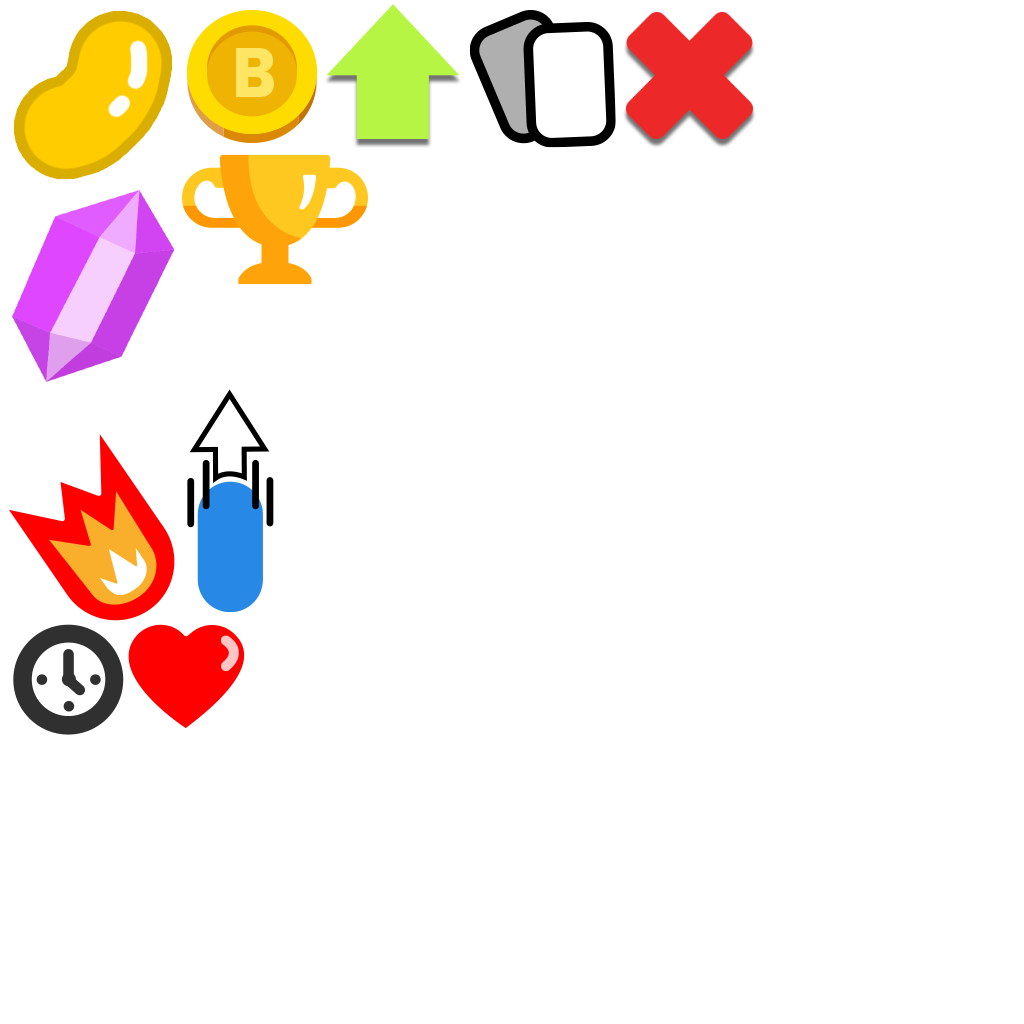
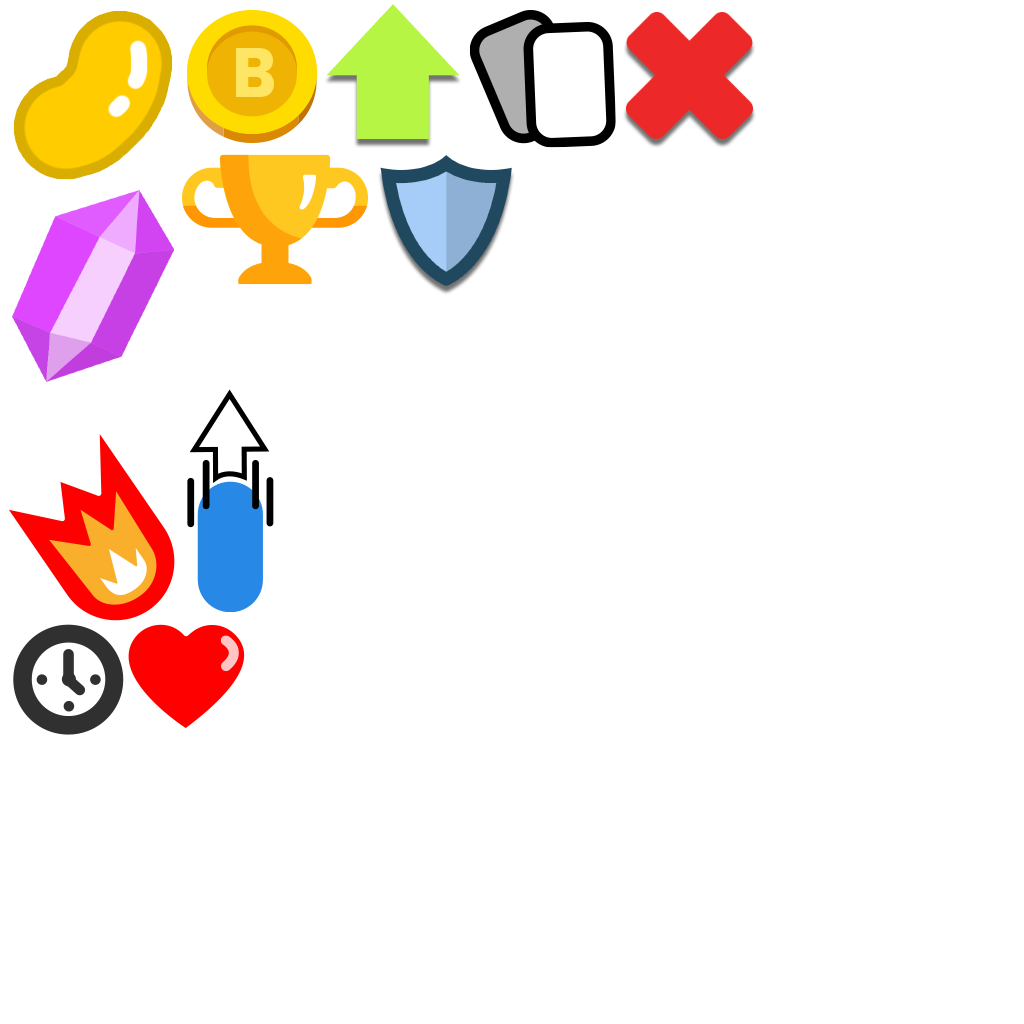
Comparing the layer stacks of the two (1024, 1024) images. Changes:
added layer "Layer 13" above "Layer 11" over 380, 155, 512, 286
